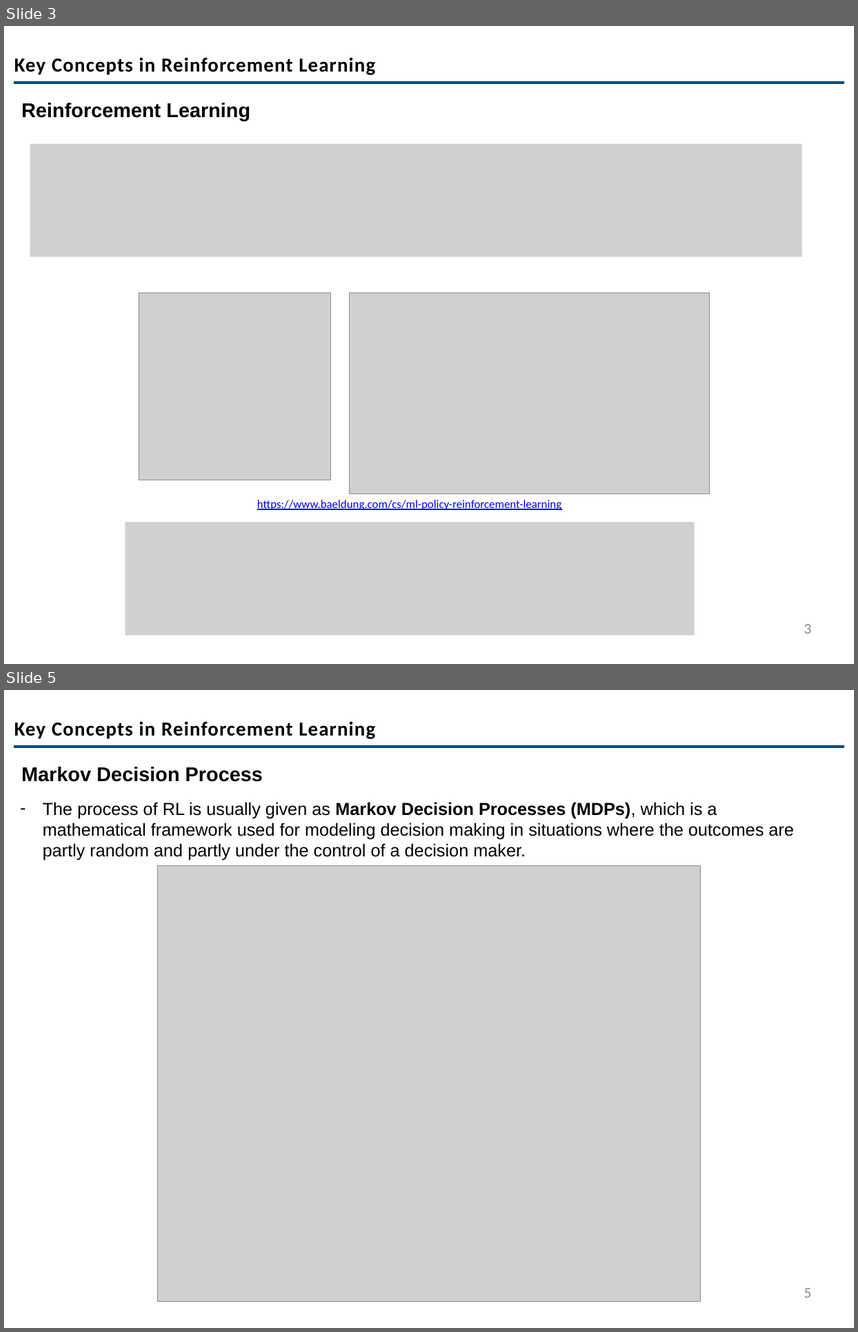
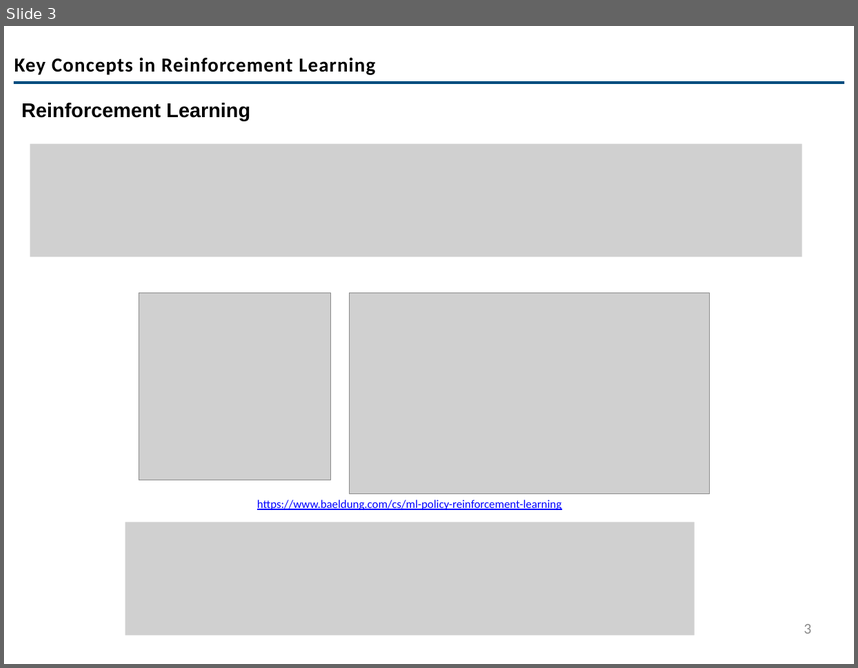
Before and after one commit to codemoo/MLCS-Internship-Program, a slide deck: 004 Reinforcement Learning/Introduction to RL-Part1.pptx. Shown one above the other, each under a label of ours: slides 3 and 5 before the commit, slide 3 after it; the slides between them are not shown. The pictures are 858x1332 and 858x668 pixels, drawn with LibreOffice and Linux fonts; fonts in the diff are those of the drawing; grey boxes stand for pictures; background and template pictures are left out. Boxes give left, top, right and bottom in pixels: in the first picture for what was removed or moved away, otherwise in the second. Text is boxed around its words. In the diff, an @@ line names an element or a change of style, - is before the commit and + after.

```diff
--- a/004 Reinforcement Learning/Introduction to RL-Part1.pptx
+++ b/004 Reinforcement Learning/Introduction to RL-Part1.pptx
@@ slide 5 removed at <box>4,690,854,1328</box>, background #FFFFFF; not listed: 1 template element that a slide beside it also shows @@
@@ text removed at <box>14,721,375,739</box> @@
-Key Concepts in Reinforcement Learning
@@ text removed at <box>21,767,263,782</box> @@
-Markov Decision Process
@@ text removed at <box>43,802,794,860</box> @@
-– The process of RL is usually given as Markov Decision Processes (MDPs), which is a mathematical framework used for modeling decision making in situations where the outcomes are partly random and partly under the control of a decision maker.
@@ picture removed at <box>158,866,700,1301</box> @@
@@ page number removed at <box>804,1288,811,1297</box> @@
-5
```
Also in this commit, not shown: 4 slides changed, 1 other file.
